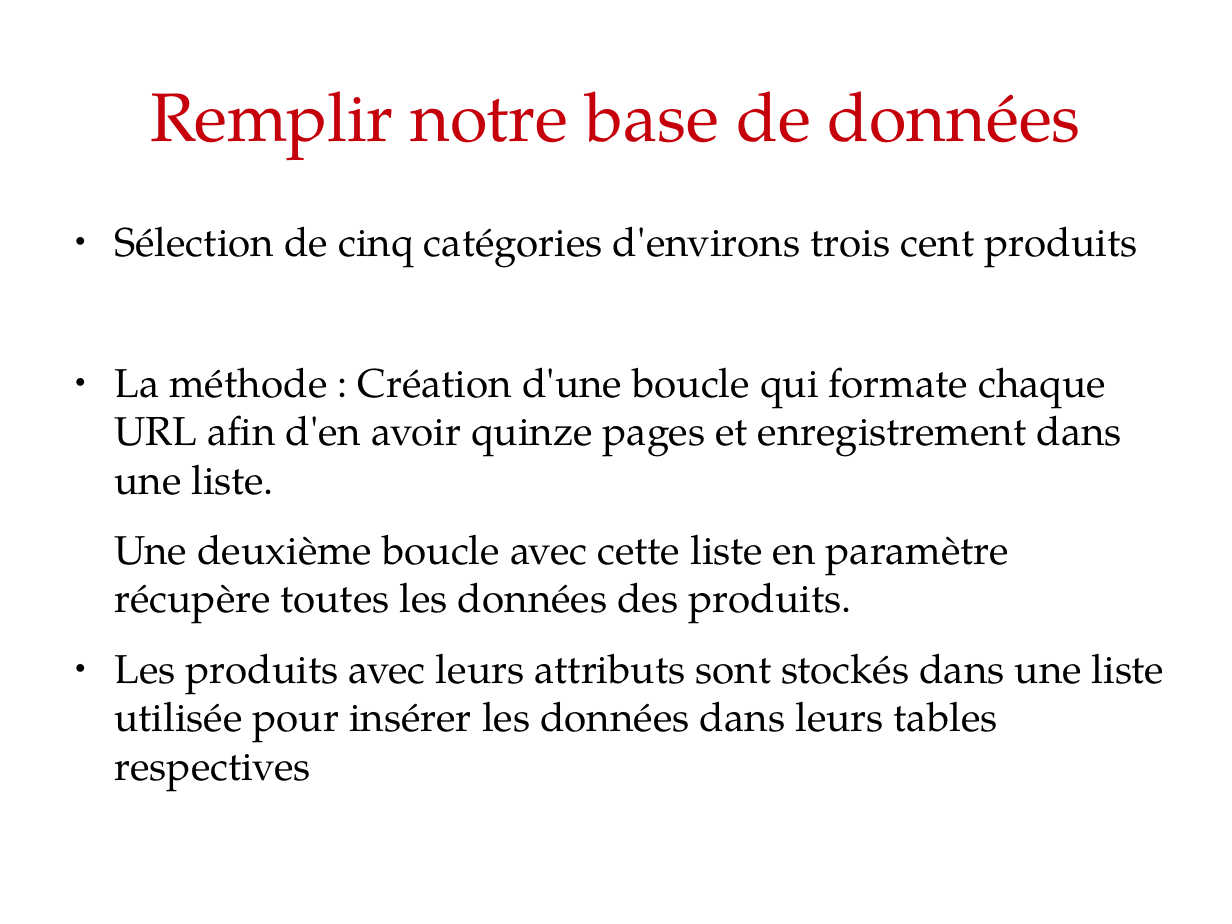
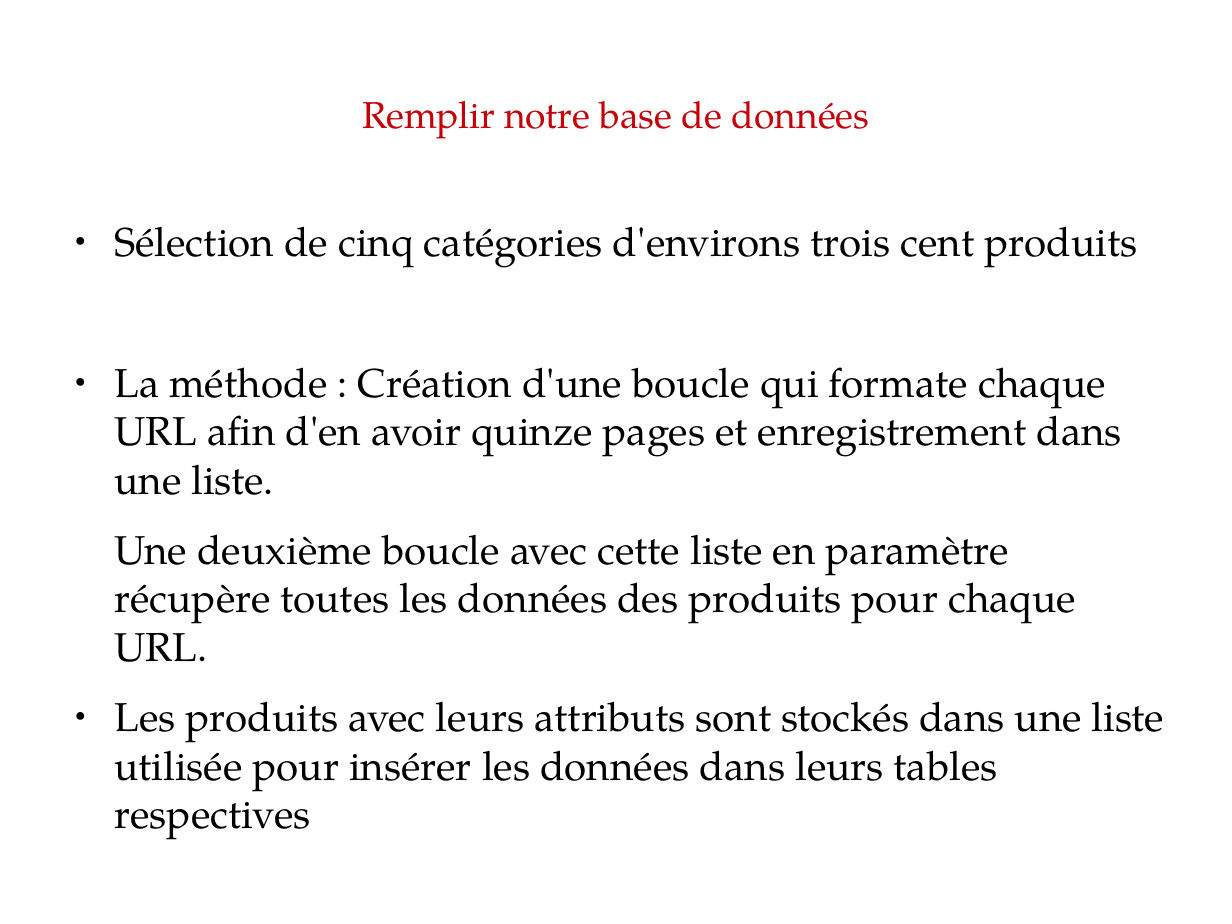
Before and after one commit to stan-kempachi/OCRP5, a slide deck: slide 8 of Livrables/PrésentationP5.odp. Drawn at 1232x924 pixels with LibreOffice and Linux fonts; fonts in the diff are those of the drawing. Boxes give left, top, right and bottom in pixels: in the first picture for what was removed or moved away, otherwise in the second. Text is boxed around its words. In the diff, an @@ line names an element or a change of style, - is before the commit and + after.

```diff
--- a/Livrables/PrésentationP5.odp
+++ b/Livrables/PrésentationP5.odp
@@ title "Remplir notre base de données" at box(362, 101, 870, 139): size 44 to 24 pt @@
@@ text at box(114, 534, 1076, 662): text changed @@
-Une deuxième boucle avec cette liste en paramètre récupère toutes les données des produits.
+Une deuxième boucle avec cette liste en paramètre récupère toutes les données des produits pour chaque URL.
```
Also in this commit, not shown: 8 other slides changed, 1 slide added.
